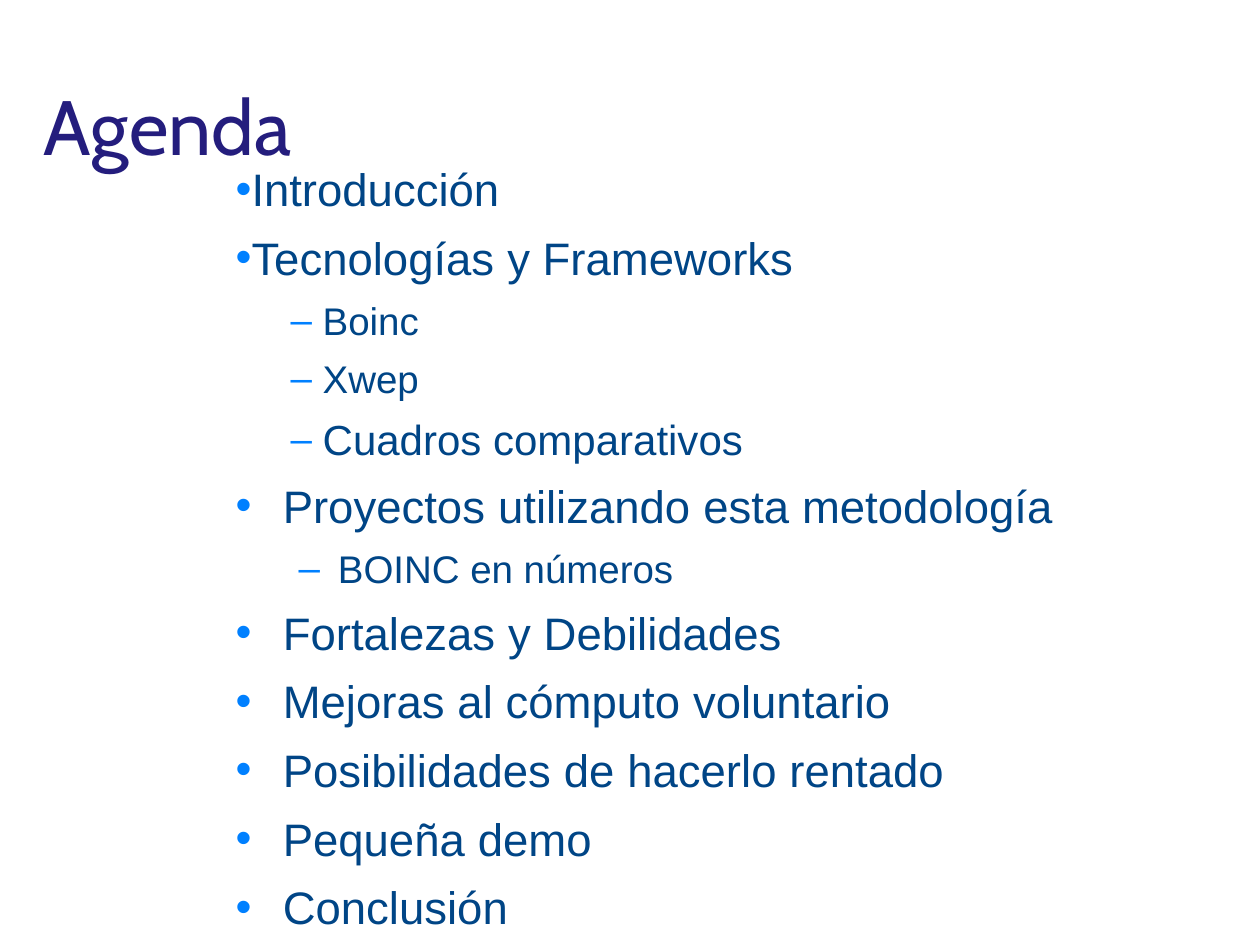
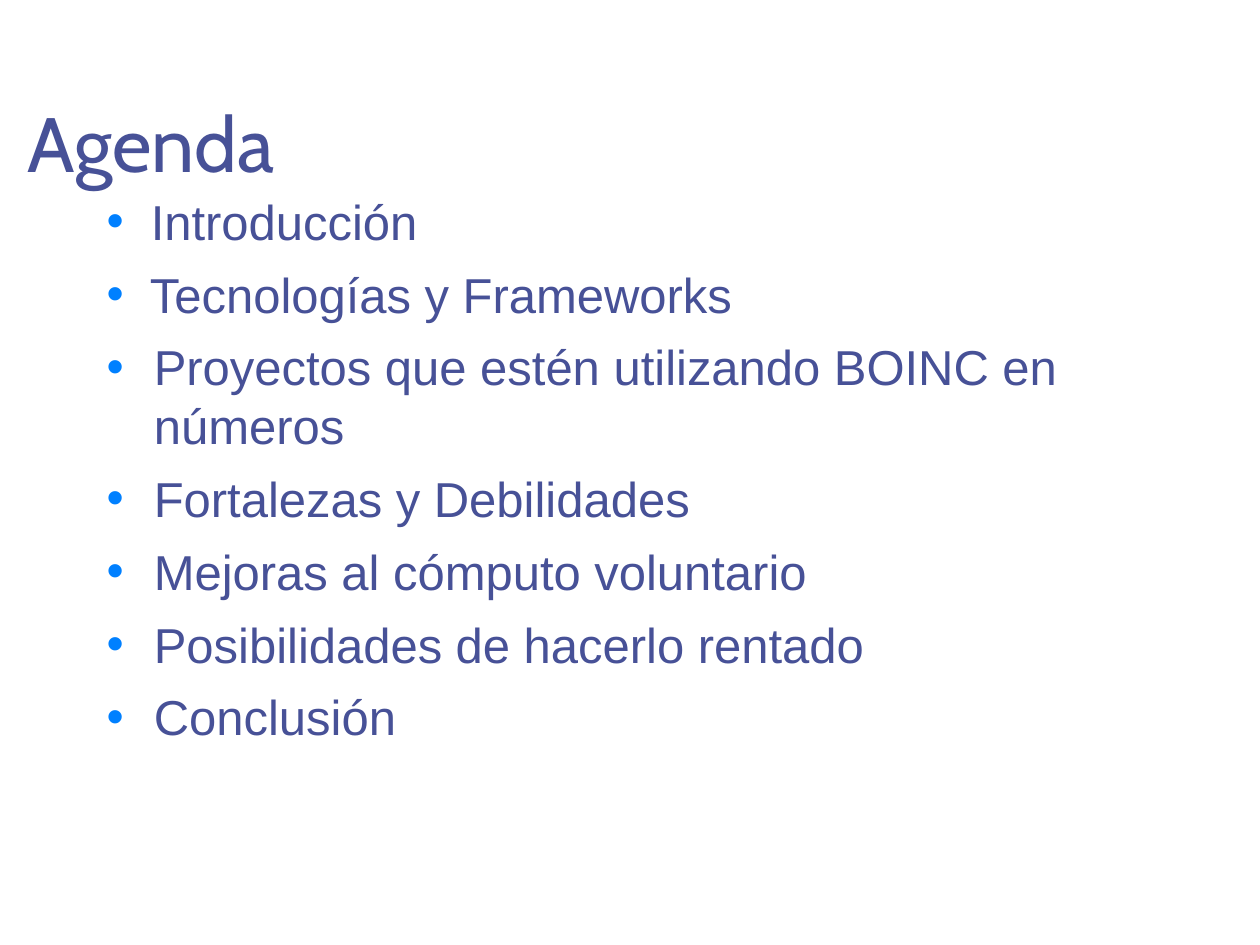
Before and after one commit to DesignJuggler/fasdkfjhasdlkjfhasldkjhfalsjdfasdf, a slide deck: slide 3 of TFI_Jorge_Sanchez_Presentacion.pptx (slide 4 before the commit). Drawn at 1260x945 pixels with LibreOffice and Linux fonts; fonts in the diff are those of the drawing; background and template pictures are left out. Boxes give left, top, right and bottom in pixels: in the first picture for what was removed or moved away, otherwise in the second. Text is boxed around its words. In the diff, an @@ line names an element or a change of style, - is before the commit and + after.

```diff
--- a/TFI_Jorge_Sanchez_Presentacion.pptx
+++ b/TFI_Jorge_Sanchez_Presentacion.pptx
@@ title "Agenda" moved from (x1=44, y1=97, x2=291, y2=172) to (x1=27, y1=114, x2=274, y2=189) @@
@@ title "Agenda" at (x1=27, y1=114, x2=274, y2=189): text colour #241D7D to #475197 @@
@@ text "Introducción" moved from (x1=236, y1=172, x2=1052, y2=925) to (x1=150, y1=204, x2=1056, y2=736) @@
@@ text at (x1=150, y1=204, x2=864, y2=736): size 26 to 28 pt, text colour #004586 to #475197 in "Introducción", "Tecnologías y Frameworks", "Fortalezas y Debilidades", "Mejoras al cómputo voluntario" and 2 more places @@
@@ text at (x1=154, y1=349, x2=1056, y2=445): text changed; size 26 to 28 pt; text colour #004586 to #475197 @@
-  – Boinc
-  – Xwep
-  – Cuadros comparativos
-• Proyectos utilizando esta metodología
-  – BOINC en números
+• Proyectos que estén utilizando BOINC en números
@@ text at (x1=283, y1=823, x2=592, y2=865): paragraph removed @@
-• Pequeña demo
```
Also in this commit, not shown: 20 other slides changed, 4 slides added, 10 slides removed.
